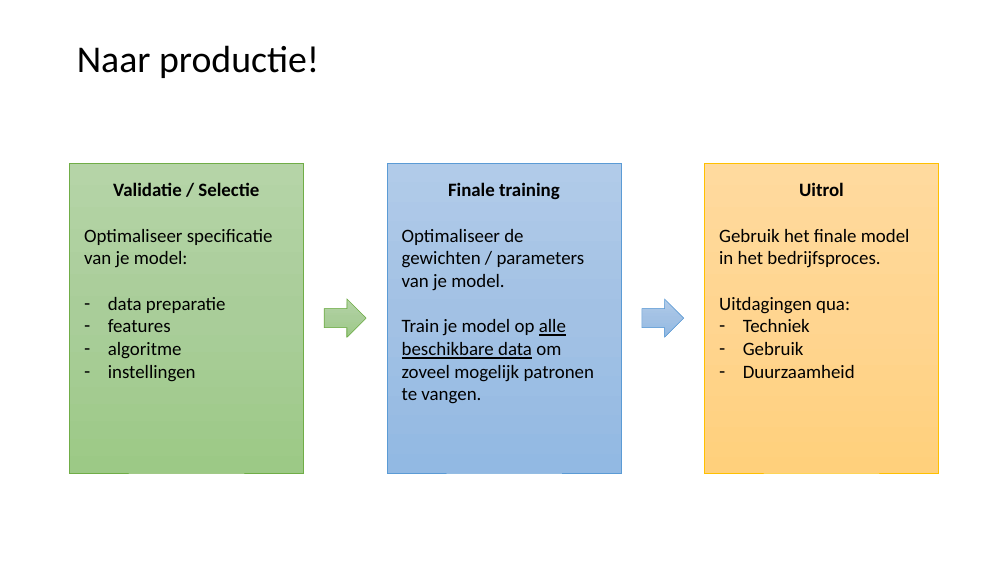
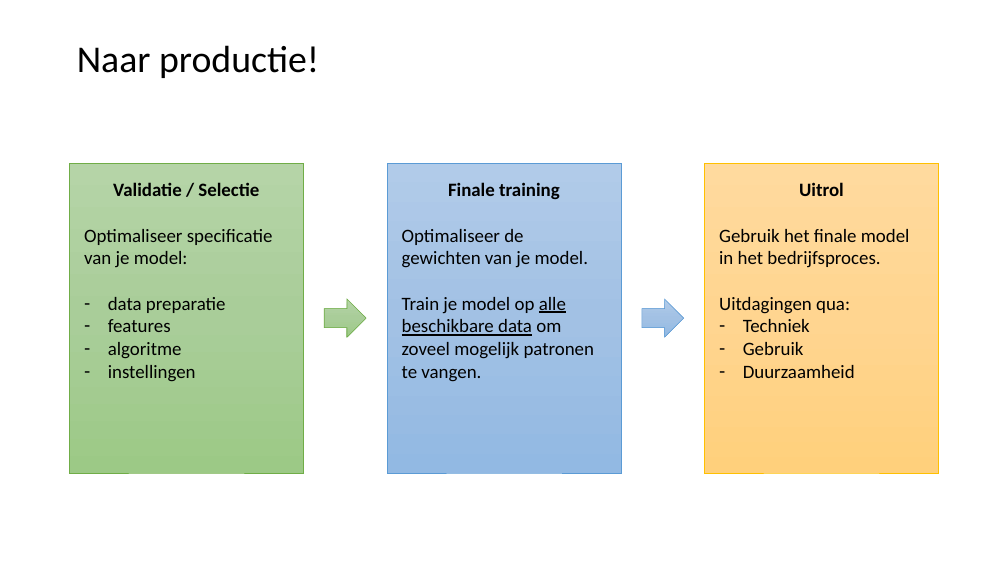
Before and after one commit to LFKoning/knowledge-sharing, a slide deck: slide 34 of python_trainees/4_scikit_learn/python_traineeship_4.pptx (slide 35 before the commit). Drawn at 1008x567 pixels with LibreOffice and Linux fonts; fonts in the diff are those of the drawing. Boxes give left, top, right and bottom in pixels: in the first picture for what was removed or moved away, otherwise in the second. Text is boxed around its words. In the diff, an @@ line names an element or a change of style, - is before the commit and + after.

```diff
--- a/python_trainees/4_scikit_learn/python_traineeship_4.pptx
+++ b/python_trainees/4_scikit_learn/python_traineeship_4.pptx
@@ text in rectangle at (402,229,588,268): text changed @@
-Optimaliseer de gewichten / parameters van je model.
+Optimaliseer de gewichten van je model.
```
Also in this commit, not shown: 5 other slides changed, 1 slide added, 2 slides removed, 9 other files.
